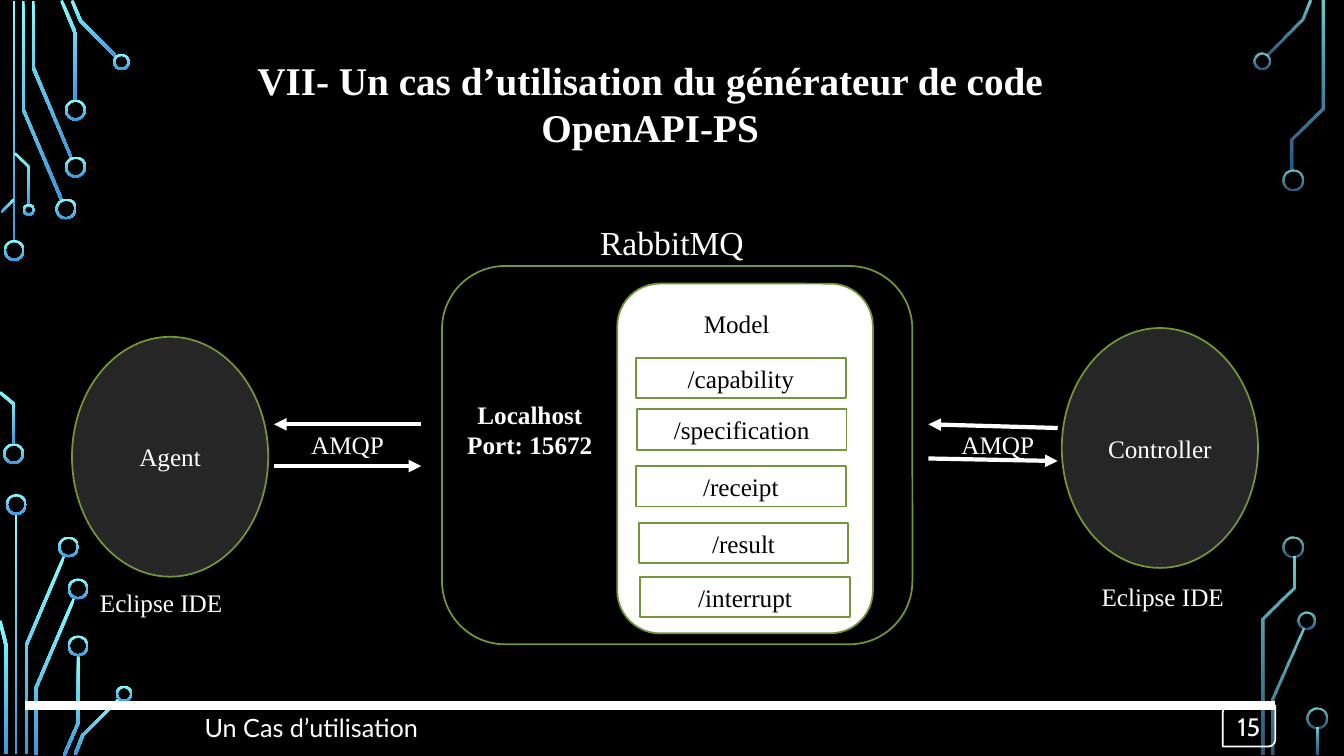
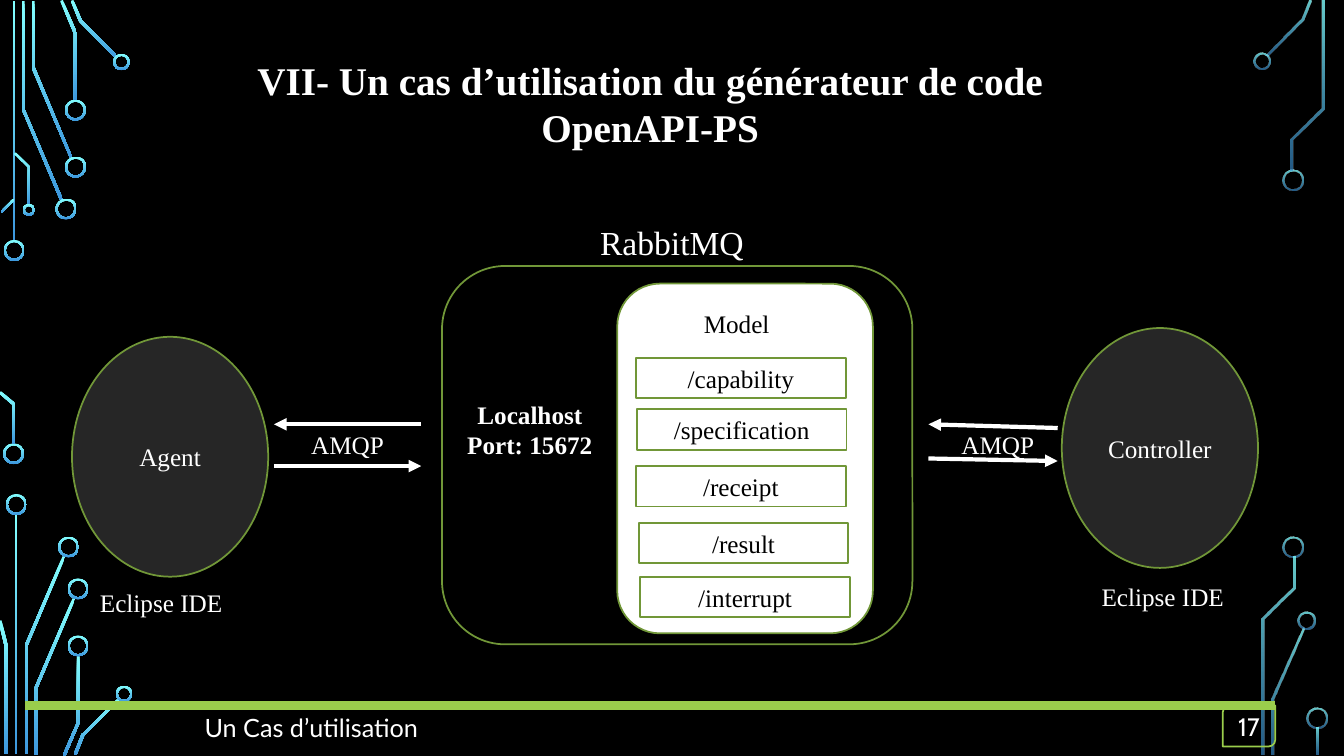
Before and after one commit to OA-Souleymane/MyGitHub-Files, a slide deck: slide 17 of Chapitres/mémoire/diapoMemoire.pptx (slide 15 before the commit). Drawn at 1344x756 pixels with LibreOffice and Linux fonts; fonts in the diff are those of the drawing; background and template pictures are left out. Boxes give left, top, right and bottom in pixels: in the first picture for what was removed or moved away, otherwise in the second. Text is boxed around its words. In the diff, an @@ line names an element or a change of style, - is before the commit and + after.

```diff
--- a/Chapitres/mémoire/diapoMemoire.pptx
+++ b/Chapitres/mémoire/diapoMemoire.pptx
@@ line (25, 706) - (1275, 706): stroke #FFFFFF 6 pt to #9ACD4C 6 pt @@
@@ round diag rect "17" at (1223, 706, 1275, 747): outline #FFFFFF 1.25 pt to #9ACD4C 1.25 pt @@
@@ text in round diag rect at (1238, 718, 1260, 736): text changed @@
-15
+17
```
Also in this commit, not shown: 11 other slides changed, 2 slides added, 2 slides removed, 3 other files.
